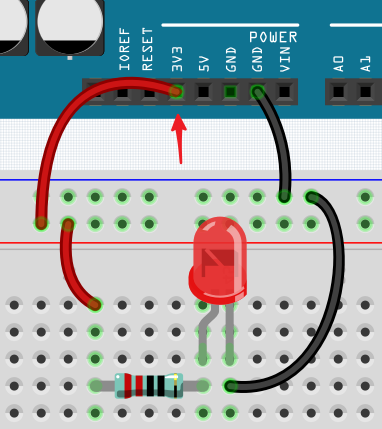
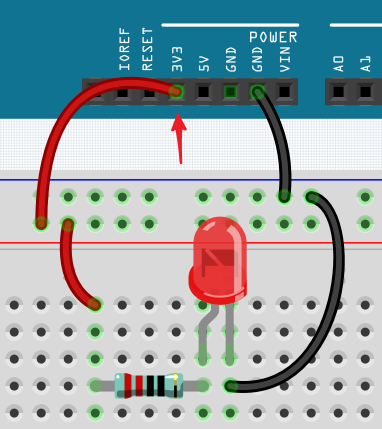
Revision of a layered 382×429 image; what changed, layer by layer:
painted on "图层 0" over (0, 0, 105, 60)
